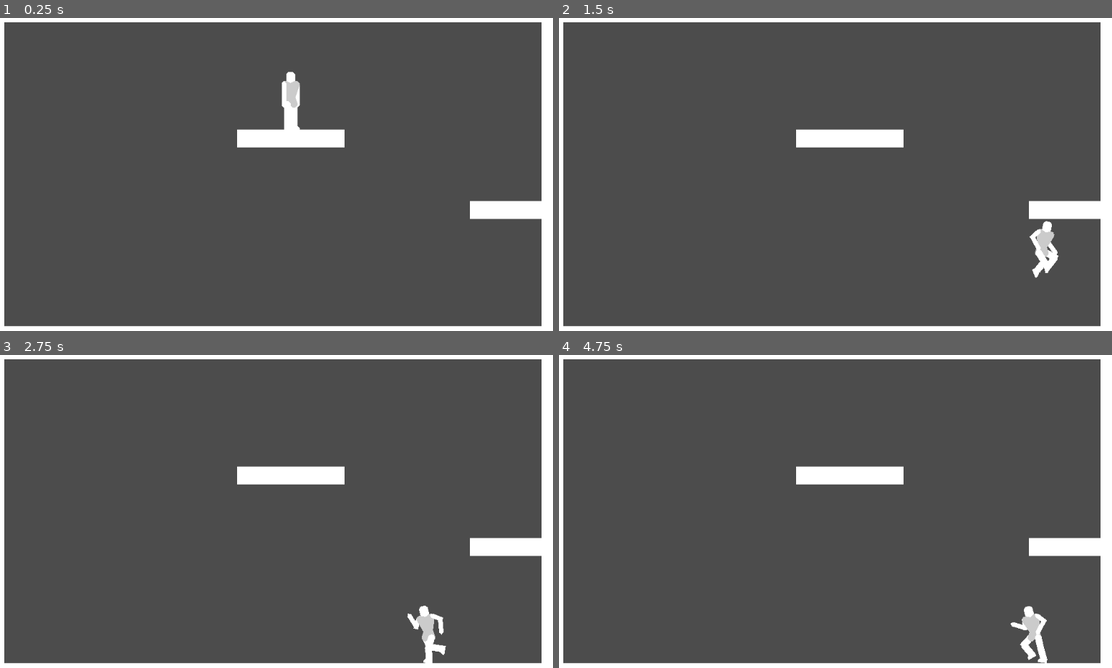
Above: before the commit, frames 1-4 (two rows, left to right).
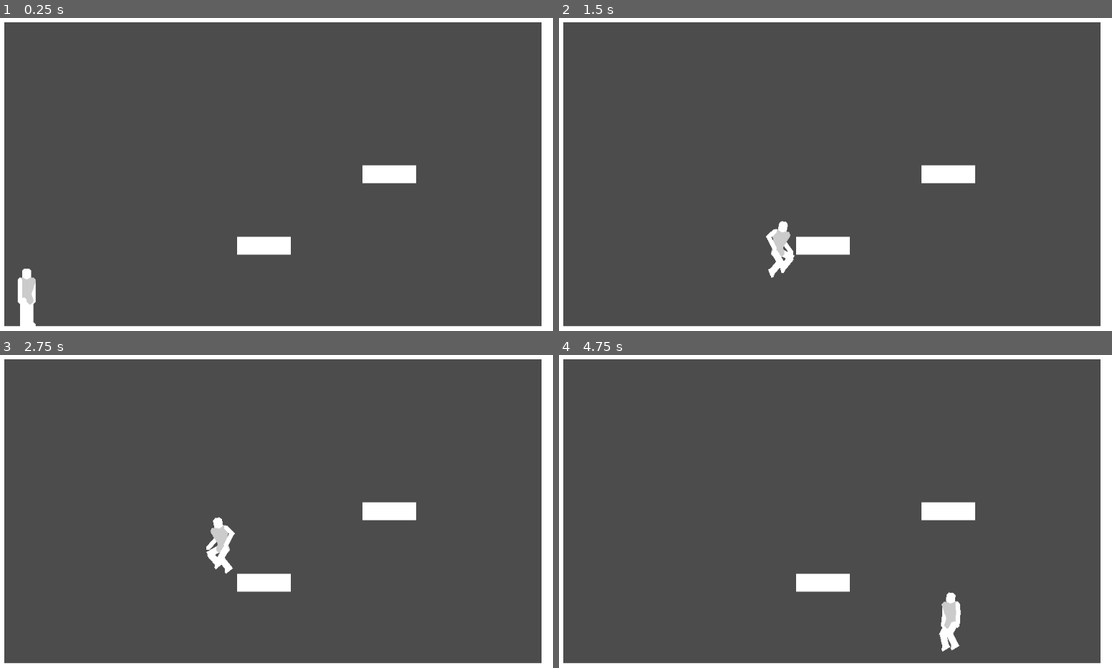
Above: after the commit, the same moments.

Repository: DarknessCatt/Lost-Soul
Game: Godot game, scene res://Maps/Debug_Map/Debug_Map.tscn
Same seed, same stepped clock (60 frames per second), same inputs: the game is played once before the commit and once after it. The project has no main scene, so this scene is started directly.
Inputs:
- Up to frame 1 (0.25 s): no input
- Up to frame 2 (1.5 s): tap Enter at 0.5 s; hold Z (hero_jump) 0.53-1.28 s; hold Right (hero_right) from 0.53 s (still down); tap Z (hero_jump) at 1.35 s
- Up to frame 3 (2.75 s): tap Z (hero_jump) at 1.52, 1.82 s; release Right (hero_right) at 2.03 s; hold Left (hero_left) from 2.03 s (still down); hold Z (hero_jump) from 2.03 s (still down)
- Up to frame 4 (4.75 s): release Left (hero_left) at 2.78 s; release Z (hero_jump) at 2.78 s; hold Right (hero_right) 2.78-4.28 s; tap Z (hero_jump) at 2.85, 3.02, 3.32, 4.35, 4.52 s; hold Z (hero_jump) 3.53-4.28 s; hold Left (hero_left) from 4.28 s (still down)

The runs differ from the first frame. In frame 1, 4.1% of the frame differs, in the area x 3-98%, y 17-99%; in frame 2, 4.1%; in frame 3, 4.1%; in frame 4, 4.2%, in the area x 42-98%, y 35-99%.

Commit message:
Coyote Jump and Jump Landing

Diff:
--- /dev/null
+++ b/Lost_Soul/Entities/Hero/FSM/Buffer.gd
@@ -0,0 +1,23 @@
+extends Node
+
+#Buffers Players Inputs
+
+#Landing Jump buffer
+var jump_buffered : bool = false
+
+func _buffer_jump():
+	jump_buffered = true
+	$Jump_Buffer.start()
+
+func _on_Jump_Buffer_timeout():
+	jump_buffered = false
+
+#Coyote Jump
+var can_coyote : bool = false
+
+func _coyote_timer():
+	can_coyote = true
+	$Coyote_Timer.start()
+
+func _on_Coyote_Timer_timeout():
+	can_coyote = false
--- a/Lost_Soul/Entities/Hero/FSM/Falling.gd
+++ b/Lost_Soul/Entities/Hero/FSM/Falling.gd
@@ -33,4 +33,11 @@
 		_Player._change_state($"../OnGround")
 
 func input(_Player: KinematicBody2D, event : InputEvent) -> void:
-	.input(_Player, event)
+	if event.is_action_pressed("hero_jump"):
+		if $"../Buffer".can_coyote:
+			_Player._change_state($"../Jumping")
+		else:
+			$"../Buffer"._buffer_jump()
+
+	else:
+		.input(_Player, event)
--- a/Lost_Soul/Entities/Hero/FSM/Jumping.gd
+++ b/Lost_Soul/Entities/Hero/FSM/Jumping.gd
@@ -18,7 +18,7 @@
 	_Player.speed.y -= JUMP_FORCE
 	_Player._change_anim("Jumping")
 	if not Input.is_action_pressed("hero_jump"):
-		_Player._change_state($"../Falling")
+		_Player.speed.y /= 1.5
 
 	.enter(_Player)
 
--- a/Lost_Soul/Entities/Hero/FSM/OnGround.gd
+++ b/Lost_Soul/Entities/Hero/FSM/OnGround.gd
@@ -6,11 +6,18 @@
 	MOVE_ANIMATION = "Walking"
 	REST_ANIMATION = "Rest"
 
+func enter(_Player : KinematicBody2D) -> void:
+	if $"../Buffer".jump_buffered:
+		_Player._change_state($"../Jumping")
+	else:
+		.enter(_Player)
+
 func update(_Player: KinematicBody2D, delta : float) -> void:
 
 	.update(_Player, delta)
 
 	if not _Player.is_on_floor():
+		$"../Buffer"._coyote_timer()
 		_Player._change_state($"../Falling")
 
 func input(_Player: KinematicBody2D, event : InputEvent) -> void:
--- a/Lost_Soul/Entities/Hero/Hero.tscn
+++ b/Lost_Soul/Entities/Hero/Hero.tscn
@@ -1,9 +1,10 @@
-[gd_scene load_steps=10 format=2]
+[gd_scene load_steps=11 format=2]
 
 [ext_resource path="res://Entities/Hero/Hero.gd" type="Script" id=1]
 [ext_resource path="res://Entities/Hero/FSM/Falling.gd" type="Script" id=2]
 [ext_resource path="res://Entities/Hero/FSM/OnGround.gd" type="Script" id=3]
 [ext_resource path="res://Entities/Hero/FSM/Jumping.gd" type="Script" id=4]
+[ext_resource path="res://Entities/Hero/FSM/Buffer.gd" type="Script" id=5]
 
 [sub_resource type="Animation" id=1]
 resource_name = "Falling"
@@ -985,6 +986,19 @@
 [node name="Jumping" type="Node" parent="States"]
 script = ExtResource( 4 )
 
+[node name="Buffer" type="Node" parent="States"]
+script = ExtResource( 5 )
+
+[node name="Jump_Buffer" type="Timer" parent="States/Buffer"]
+process_mode = 0
+wait_time = 0.2
+one_shot = true
+
+[node name="Coyote_Timer" type="Timer" parent="States/Buffer"]
+process_mode = 0
+wait_time = 0.1
+one_shot = true
+
 [node name="Body" type="Node2D" parent="."]
 
 [node name="Right_Arm" type="Polygon2D" parent="Body"]
@@ -1161,3 +1175,5 @@
 __meta__ = {
 "_edit_lock_": true
 }
+[connection signal="timeout" from="States/Buffer/Jump_Buffer" to="States/Buffer" method="_on_Jump_Buffer_timeout"]
+[connection signal="timeout" from="States/Buffer/Coyote_Timer" to="States/Buffer" method="_on_Coyote_Timer_timeout"]
--- a/Lost_Soul/Maps/Debug_Map/Debug_Map.tscn
+++ b/Lost_Soul/Maps/Debug_Map/Debug_Map.tscn
@@ -6,7 +6,7 @@
 [node name="Debug_Map" type="Node2D"]
 
 [node name="Placeholder_White" parent="." instance=ExtResource( 2 )]
-tile_data = PoolIntArray( 0, 0, 0, 1, 0, 0, 2, 0, 0, 3, 0, 0 …(420 unchanged characters)… , 0, 0, 393247, 0, 0, 458752, 0, 0, 458766, 0, 0, 458767, 0, 0, 458768, 0, 0, 458769, 0, 0, 458770, 0, 0, 458771, 0, 0, 458783, 0, 0, 524288, 0, 0, 524319, 0, 0, 589824, 0, 0, 589855, 0, 0, 655360, 0, 0, 655391, 0, 0, 720896, 0, 0, 720923, 0, 0, 720924, 0, 0, 720925, 0, 0, 720926, 0, 0, 720927, 0, 0, 786432, 0, 0, 786463, 0, 0, 851968, 0, 0, 851999, 0, 0, 917504, 0, 0, 9175 …(578 unchanged characters)…
+tile_data = PoolIntArray( 0, 0, 0, 1, 0, 0, 2, 0, 0, 3, 0, 0 …(420 unchanged characters)… , 0, 0, 393247, 0, 0, 458752, 0, 0, 458783, 0, 0, 524288, 0, 0, 524319, 0, 0, 589824, 0, 0, 589845, 0, 0, 589846, 0, 0, 589847, 0, 0, 589855, 0, 0, 655360, 0, 0, 655391, 0, 0, 720896, 0, 0, 720927, 0, 0, 786432, 0, 0, 786463, 0, 0, 851968, 0, 0, 851982, 0, 0, 851983, 0, 0, 851984, 0, 0, 851999, 0, 0, 917504, 0, 0, 9175 …(578 unchanged characters)…
 
 [node name="Hero" parent="." instance=ExtResource( 1 )]
-position = Vector2( 543.743, 140.086 )
+position = Vector2( 72, 504 )
